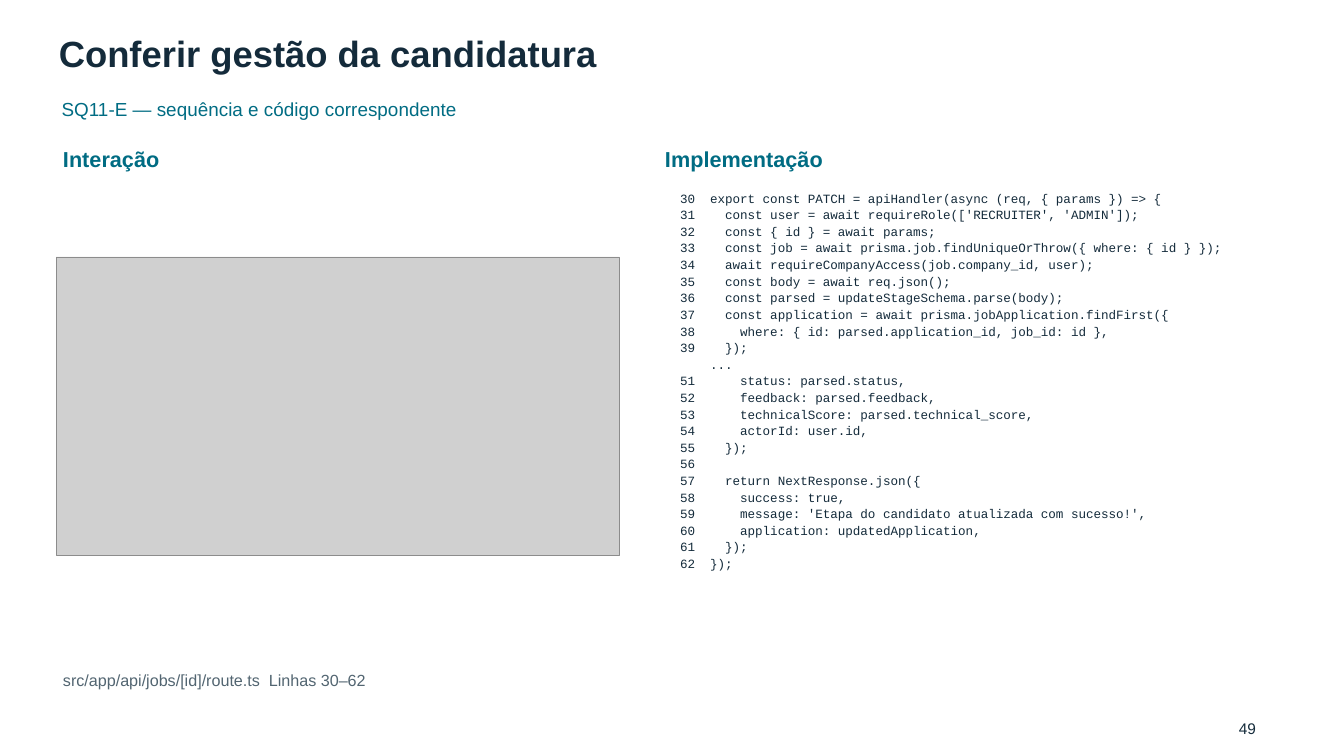
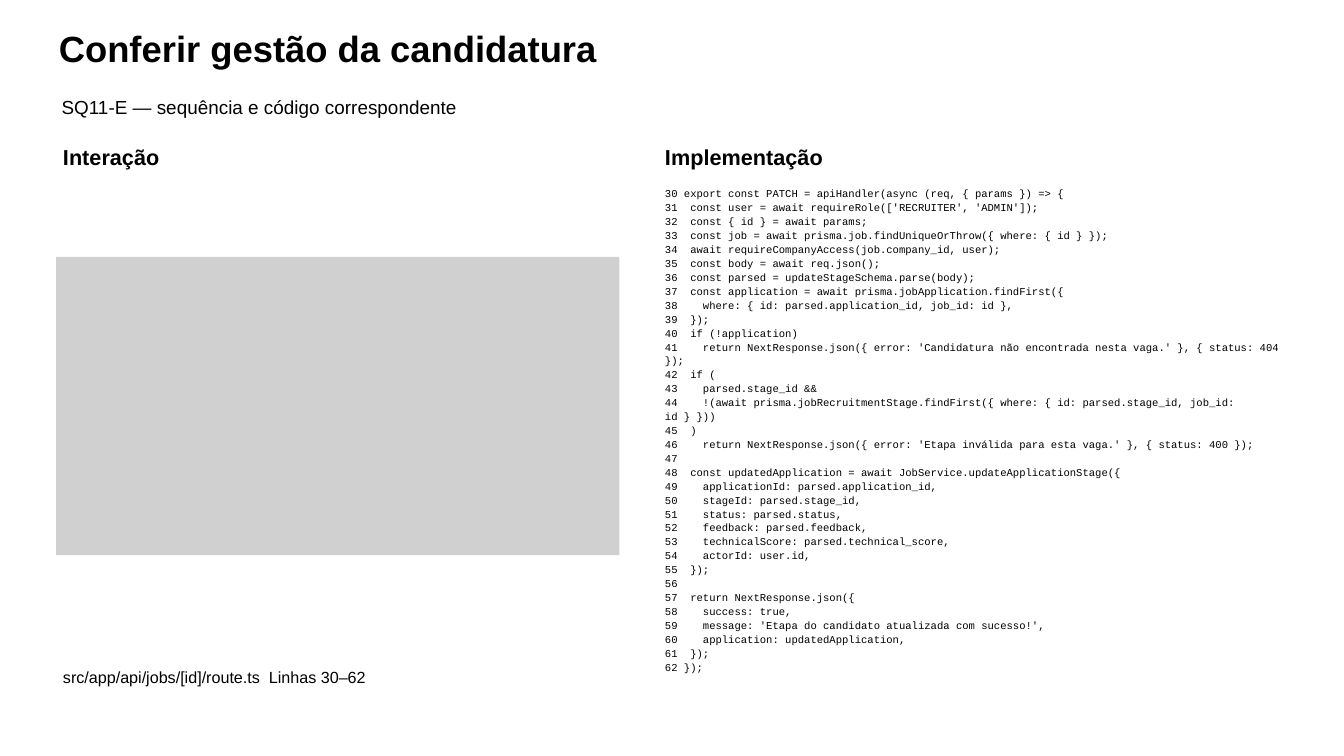
Before and after one commit to pedrotescaro/Stacklyst, a slide deck: slide 34 of docs/laboratorio-engenharia-software/revisao-final-2026-11-03/entregaveis/Stacklyst-seminario-atualizado-2026-11-03.pptx (slide 49 before the commit). Drawn at 1344x756 pixels with LibreOffice and Linux fonts; fonts in the diff are those of the drawing; grey boxes stand for pictures. Boxes give left, top, right and bottom in pixels: in the first picture for what was removed or moved away, otherwise in the second. Text is boxed around its words. In the diff, an @@ line names an element or a change of style, - is before the commit and + after.

```diff
--- a/docs/laboratorio-engenharia-software/revisao-final-2026-11-03/entregaveis/Stacklyst-seminario-atualizado-2026-11-03.pptx
+++ b/docs/laboratorio-engenharia-software/revisao-final-2026-11-03/entregaveis/Stacklyst-seminario-atualizado-2026-11-03.pptx
@@ text "Conferir gestão da candidatura" at (59,35,596,69): text colour #142B3B to #000000; line spacing 1.1 to 51.5pt @@
@@ text "SQ11-E — sequência e código ..." at (62,100,456,118): text colour #006C83 to #000000; line spacing 1.1 to 26.7pt @@
@@ text "Interação" at (63,149,159,169): text colour #006C83 to #000000; line spacing 1.1 to 30.7pt @@
@@ text "Implementação" at (665,149,823,169): text colour #006C83 to #000000; line spacing 1.1 to 30.7pt @@
@@ text at (665,190,1070,632): size 13.5 to 11.3 pt, text colour #142B3B to #000000 in "30 export const PATCH = apiHandler(async (req, ...", "31 const user = await requireRole(['RECRUITER', 'ADMIN']);", "32 const { id } = await ...", "33 const job = await prisma.job.findUniqueOrThrow({ where: ..." and 18 more places; line spacing 1.1 to 14.9pt @@
@@ picture at (56,257,620,555): outline redrawn @@
@@ text at (665,329,1279,506): text changed; size 13.5 to 11.3 pt; text colour #142B3B to #000000 @@
-...
+40 if (!application)
+41 return NextResponse.json({ error: 'Candidatura não encontrada nesta vaga.' }, { status: 404 });
+42 if (
+43 parsed.stage_id &&
+44 !(await prisma.jobRecruitmentStage.findFirst({ where: { id: parsed.stage_id, job_id: id } }))
+45 )
+46 return NextResponse.json({ error: 'Etapa inválida para esta vaga.' }, { status: 400 });
+47
+48 const updatedApplication = await JobService.updateApplicationStage({
+49 applicationId: parsed.application_id,
+50 stageId: parsed.stage_id,
@@ text "src/app/api/jobs/[id]/route.ts Linhas 30–62" at (63,671,366,687): text colour #526571 to #000000; line spacing 1.1 to 22.8pt @@
@@ text removed at (1239,723,1256,734) @@
-49
```
Also in this commit, not shown: 63 other slides changed, 8 slides added, 12 slides removed, 24 other files.
